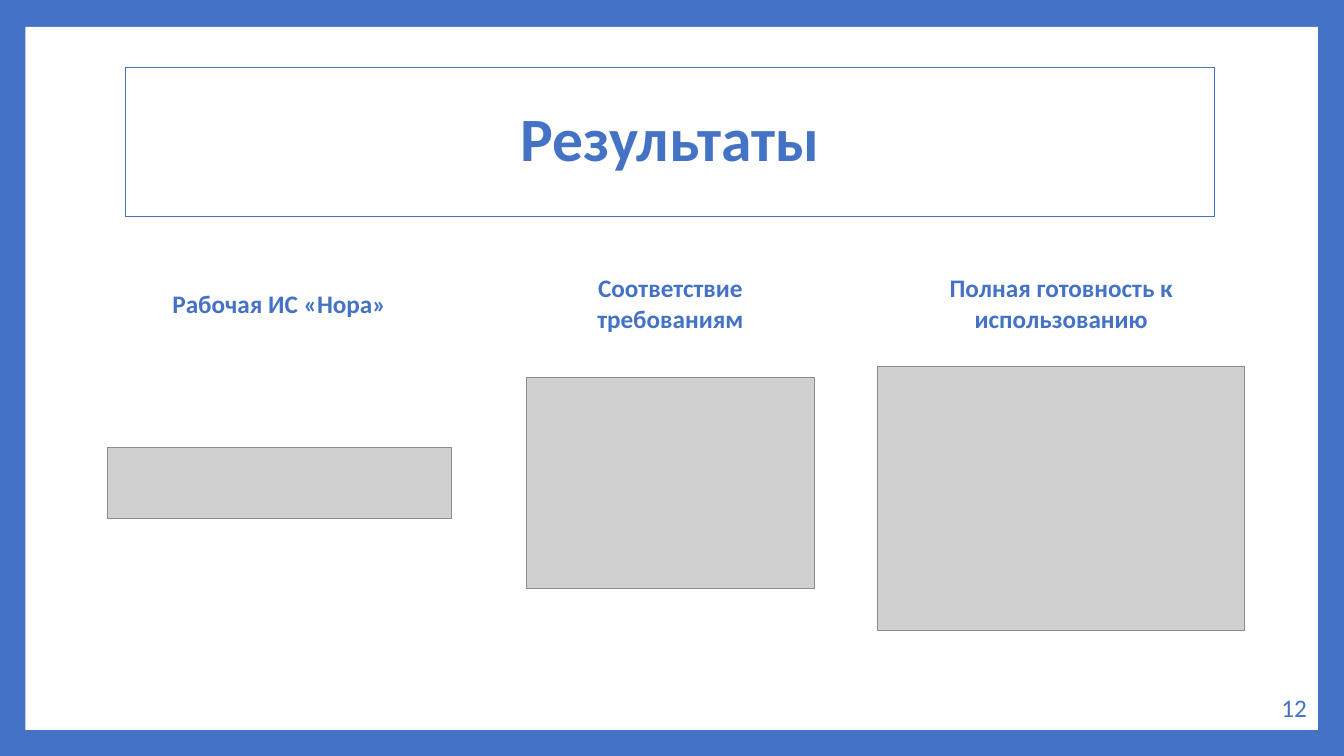
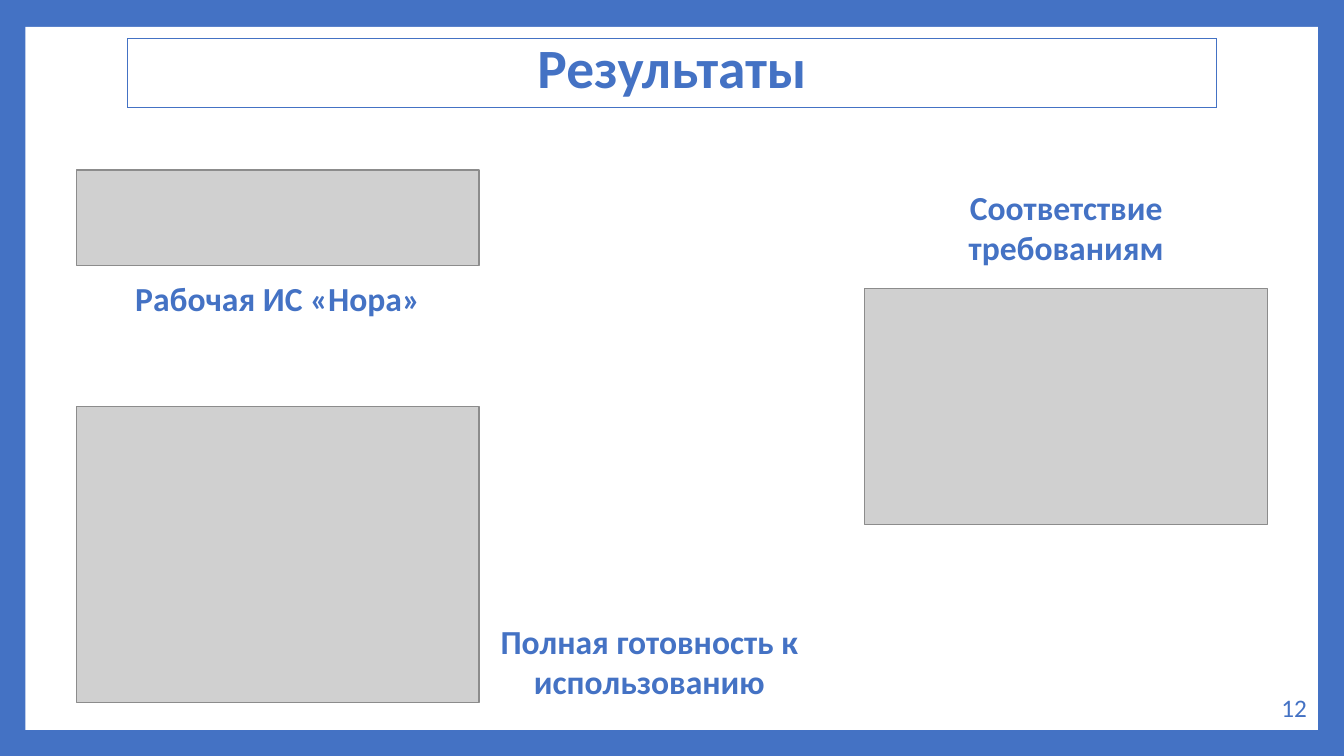
Before and after one commit to artem5438/my-first-repo2, a slide deck: slide 16 of docs/Пояснительные_материалы/Презентация_к_защите.pptx (slide 12 before the commit). Drawn at 1344x756 pixels with LibreOffice and Linux fonts; fonts in the diff are those of the drawing; grey boxes stand for pictures. Boxes give left, top, right and bottom in pixels: in the first picture for what was removed or moved away, otherwise in the second. Text is boxed around its words. In the diff, an @@ line names an element or a change of style, - is before the commit and + after.

```diff
--- a/docs/Пояснительные_материалы/Презентация_к_защите.pptx
+++ b/docs/Пояснительные_материалы/Презентация_к_защите.pptx
@@ rectangle "Результаты": place and size @@
-rectangle "Результаты" at [126, 68, 1215, 217]
+rectangle "Результаты" at [128, 38, 1217, 108]
@@ rectangle "Результаты" at [128, 38, 1217, 108]: size 44 to 39.6 pt; line spacing 0.9 to 0.8; title to rectangle @@
@@ picture: place and size @@
-picture at [107, 448, 451, 518]
+picture at [77, 170, 479, 266]
@@ text "Соответствие требованиям": place and size @@
-text "Соответствие требованиям" at [597, 280, 743, 332]
+text "Соответствие требованиям" at [969, 198, 1164, 266]
@@ text "Рабочая ИС «Нора»": place and size @@
-text "Рабочая ИС «Нора»" at [172, 295, 386, 317]
+text "Рабочая ИС «Нора»" at [135, 288, 420, 317]
@@ picture: place and size @@
-picture at [526, 378, 815, 589]
+picture at [865, 288, 1267, 524]
@@ picture: place and size @@
-picture at [878, 367, 1245, 631]
+picture at [77, 406, 479, 702]
@@ size 18 to 24 pt in 3 elements at [135, 288, 420, 317], [969, 198, 1164, 266], [501, 632, 798, 695] @@
@@ text "Полная готовность к использованию": place and size @@
-text "Полная готовность к использованию" at [950, 280, 1172, 328]
+text "Полная готовность к использованию" at [501, 632, 798, 695]
```
Also in this commit, not shown: 11 other slides changed, 6 slides added, 2 slides removed, 10 other files.
